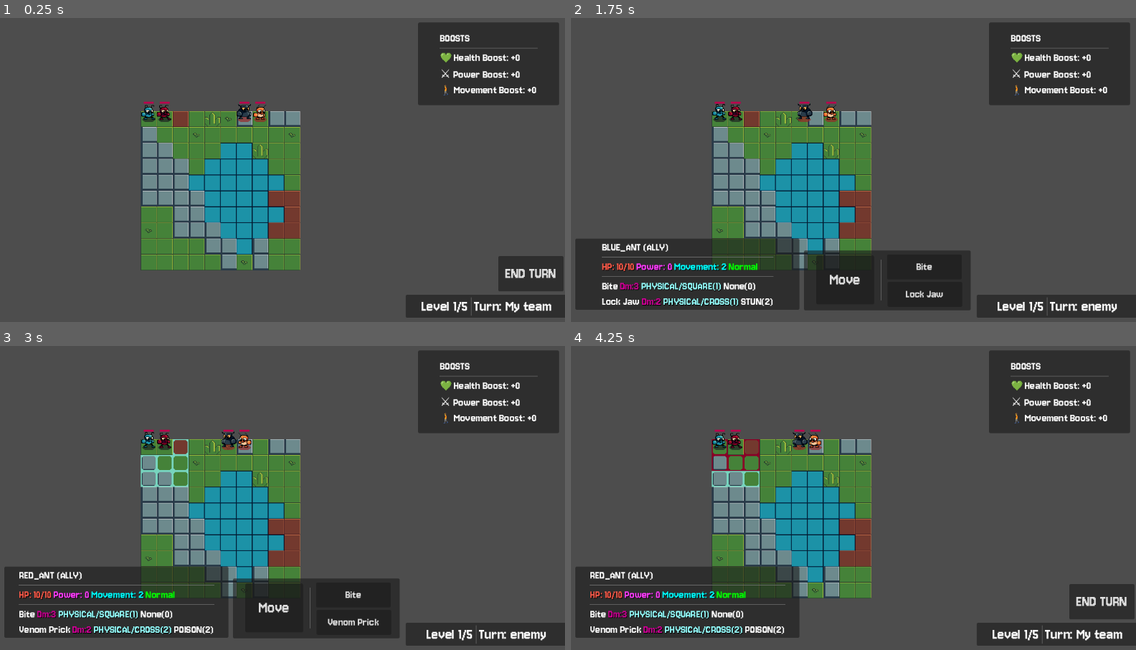
Above: before the commit, frames 1-4 (two rows, left to right).
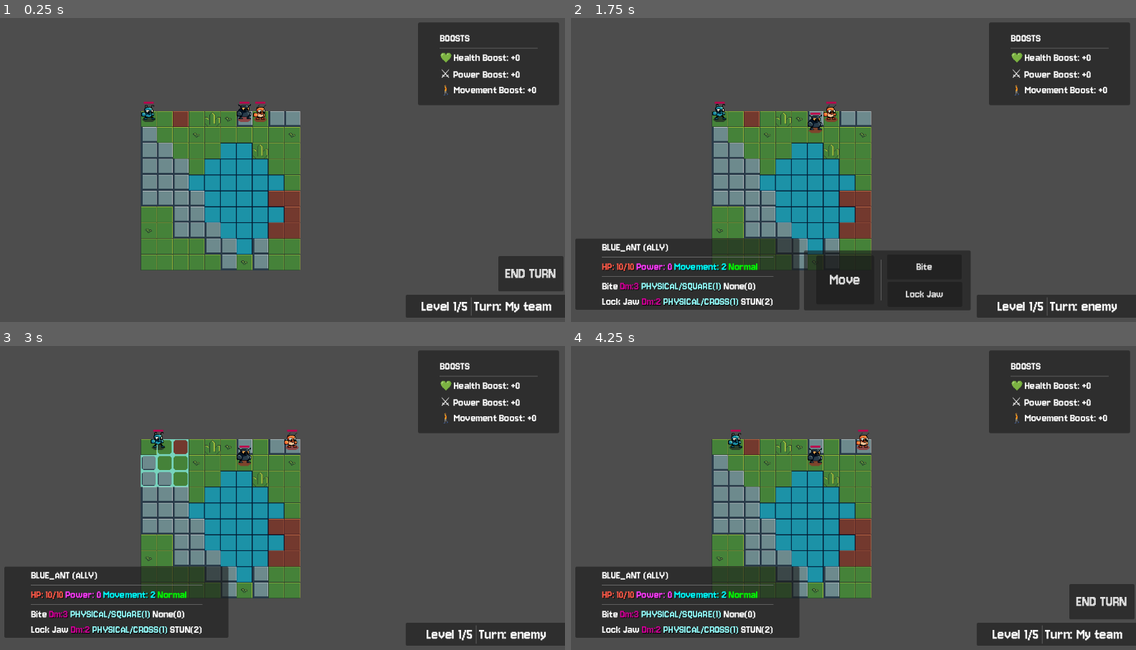
Above: after the commit, the same moments.

Repository: manue1666/godot_proyect
Game: Godot game, scene res://scenes/main.tscn
The game is run twice, just before and just after one commit, with the same random seed, the same clock (stepped at 60 frames per second) and the same inputs.
Inputs (mouse positions are in pixels of both pictures, inside the frame that each line leads up to):
- Up to frame 1 (0.25 s): no input
- Up to frame 2 (1.75 s): click "END TURN" at 0.5 s; tap Enter at 1.25 s; drag from (717, 118) to (904, 103) at 1.27 s
- Up to frame 3 (3 s): click "Move" at 2 s; drag from (163, 446) to (248, 564) at 2.77 s
- Up to frame 4 (4.25 s): click (926, 595) at 3.5 s, where only the run before the commit has a clickable "Bite"

The runs differ from the first frame. In frame 1, 0.1% of the frame differs, in the area x 27-31%, y 27-35%; in frame 2, 0.4%; in frame 3, 8.2%, in the area x 3-71%, y 27-96%; in frame 4, 2.8%.

Commit message:
feat: seleccion de unidad

Diff:
--- a/project.godot
+++ b/project.godot
@@ -14,6 +14,10 @@
 run/main_scene="uid://dmgc6vyxruqjm"
 config/features=PackedStringArray("4.5", "Forward Plus")
 config/icon="res://icon.svg"
+
+[autoload]
+
+GState="*res://scripts/core/game_state.gd"
 
 [display]
 
--- a/scenes/game/my_team.tscn
+++ b/scenes/game/my_team.tscn
@@ -1,15 +1,8 @@
-[gd_scene load_steps=4 format=3 uid="uid://y3p50g01i1y5"]
+[gd_scene load_steps=2 format=3 uid="uid://y3p50g01i1y5"]
 
 [ext_resource type="Script" uid="uid://b4tgwsrjgevcs" path="res://scripts/game/team.gd" id="1_vbq6d"]
-[ext_resource type="PackedScene" uid="uid://cean33tt6t34s" path="res://scenes/bugs/blue_ant.tscn" id="2_tdfrv"]
-[ext_resource type="PackedScene" uid="uid://8g65wmljio0e" path="res://scenes/bugs/red_ant.tscn" id="3_tdfrv"]
 
 [node name="my_team" type="Node"]
 script = ExtResource("1_vbq6d")
 team_name = "My team"
 metadata/_custom_type_script = "uid://b4tgwsrjgevcs"
-
-[node name="blue_ant" parent="." groups=["units"] instance=ExtResource("2_tdfrv")]
-board_position = Vector2i(3, 3)
-
-[node name="red_ant" parent="." groups=["units"] instance=ExtResource("3_tdfrv")]
--- a/scenes/interfaz/UI/main_menu.tscn
+++ b/scenes/interfaz/UI/main_menu.tscn
@@ -5,14 +5,21 @@
 
 [node name="MainMenu" type="Control"]
 layout_mode = 3
-anchors_preset = 8
-anchor_left = 0.5
-anchor_top = 0.5
-anchor_right = 0.5
-anchor_bottom = 0.5
+anchors_preset = 15
+anchor_right = 1.0
+anchor_bottom = 1.0
 grow_horizontal = 2
 grow_vertical = 2
 script = ExtResource("1_utxct")
+
+[node name="ColorRect" type="ColorRect" parent="."]
+layout_mode = 1
+anchors_preset = 15
+anchor_right = 1.0
+anchor_bottom = 1.0
+grow_horizontal = 2
+grow_vertical = 2
+color = Color(0, 0, 0, 1)
 
 [node name="CenterContainer" type="CenterContainer" parent="."]
 layout_mode = 1
--- a/scenes/interfaz/UI/shop_item_card.tscn
+++ b/scenes/interfaz/UI/shop_item_card.tscn
@@ -1,11 +1,15 @@
-[gd_scene load_steps=3 format=3 uid="uid://ji44mple28kk"]
+[gd_scene load_steps=4 format=3 uid="uid://ji44mple28kk"]
 
 [ext_resource type="Script" uid="uid://dl2s0b3e5n3ii" path="res://scripts/UI/shop_item_card.gd" id="1_5bvfq"]
 [ext_resource type="FontFile" uid="uid://bagxrydj664hr" path="res://sprites/fonts/Jersey_10/Jersey10-Regular.ttf" id="2_6o85w"]
 
+[sub_resource type="StyleBoxFlat" id="StyleBoxFlat_5bvfq"]
+bg_color = Color(0.10000142, 0.28081155, 0.28187263, 1)
+
 [node name="ShopItemCard" type="PanelContainer"]
 offset_right = 260.0
 offset_bottom = 206.0
+theme_override_styles/panel = SubResource("StyleBoxFlat_5bvfq")
 script = ExtResource("1_5bvfq")
 
 [node name="VBoxContainer" type="VBoxContainer" parent="."]
--- a/scenes/interfaz/UI/shop_screen.tscn
+++ b/scenes/interfaz/UI/shop_screen.tscn
@@ -1,23 +1,23 @@
-[gd_scene load_steps=3 format=3 uid="uid://b187f1dmr56i6"]
+[gd_scene load_steps=4 format=3 uid="uid://b187f1dmr56i6"]
 
 [ext_resource type="Script" uid="uid://dvb6a02ktsa1u" path="res://scripts/UI/shop_screen.gd" id="1_jliv7"]
 [ext_resource type="FontFile" uid="uid://bagxrydj664hr" path="res://sprites/fonts/Jersey_10/Jersey10-Regular.ttf" id="2_jymxn"]
 
+[sub_resource type="StyleBoxFlat" id="StyleBoxFlat_jliv7"]
+bg_color = Color(8.7236984e-08, 0.075966604, 0.10788312, 1)
+
 [node name="ShopScreen" type="CanvasLayer"]
-visible = false
 script = ExtResource("1_jliv7")
 metadata/_custom_type_script = "uid://dvb6a02ktsa1u"
 
 [node name="Panel" type="PanelContainer" parent="."]
+z_index = 20
 anchors_preset = 15
 anchor_right = 1.0
 anchor_bottom = 1.0
-offset_left = 210.0
-offset_top = -1.0
-offset_right = -148.0
-offset_bottom = 3.0
 grow_horizontal = 2
 grow_vertical = 2
+theme_override_styles/panel = SubResource("StyleBoxFlat_jliv7")
 
 [node name="VBoxContainer" type="VBoxContainer" parent="Panel"]
 layout_mode = 2
@@ -50,6 +50,7 @@
 
 [node name="ContinueButton" type="Button" parent="Panel/VBoxContainer"]
 layout_mode = 2
+theme_override_colors/font_color = Color(0.5874399, 0.83613807, 0.84953207, 1)
 theme_override_fonts/font = ExtResource("2_jymxn")
 theme_override_font_sizes/font_size = 32
 text = "Continue"
--- /dev/null
+++ b/scenes/interfaz/UI/unit_select_screen.tscn
@@ -0,0 +1,89 @@
+[gd_scene load_steps=4 format=3 uid="uid://rxpfhm1p5b8j"]
+
+[ext_resource type="Script" uid="uid://ddv0asrf24dne" path="res://scripts/UI/unit_select_screen.gd" id="1_ek3ap"]
+[ext_resource type="FontFile" uid="uid://bagxrydj664hr" path="res://sprites/fonts/Jersey_10/Jersey10-Regular.ttf" id="1_kcd0f"]
+
+[sub_resource type="StyleBoxFlat" id="StyleBoxFlat_ek3ap"]
+bg_color = Color(5.7155265e-08, 0.09415845, 0.12667409, 1)
+
+[node name="UnitSelectScreen" type="Control"]
+layout_mode = 3
+anchors_preset = 15
+anchor_right = 1.0
+anchor_bottom = 1.0
+grow_horizontal = 2
+grow_vertical = 2
+script = ExtResource("1_ek3ap")
+
+[node name="PanelContainer" type="PanelContainer" parent="."]
+layout_mode = 1
+anchors_preset = 15
+anchor_right = 1.0
+anchor_bottom = 1.0
+grow_horizontal = 2
+grow_vertical = 2
+theme_override_styles/panel = SubResource("StyleBoxFlat_ek3ap")
+
+[node name="Label" type="Label" parent="PanelContainer"]
+layout_mode = 2
+size_flags_horizontal = 4
+size_flags_vertical = 0
+theme_override_fonts/font = ExtResource("1_kcd0f")
+theme_override_font_sizes/font_size = 32
+text = "SELECT YOUR UNIT"
+
+[node name="HSeparator" type="HSeparator" parent="PanelContainer/Label"]
+z_index = 3
+layout_mode = 0
+offset_left = -145.0
+offset_top = 28.000002
+offset_right = -48.19995
+offset_bottom = 32.0
+scale = Vector2(5, 5)
+size_flags_vertical = 0
+
+[node name="HBoxContainer" type="HBoxContainer" parent="PanelContainer"]
+layout_mode = 2
+size_flags_horizontal = 4
+size_flags_vertical = 4
+alignment = 1
+
+[node name="BlueAnt" type="Button" parent="PanelContainer/HBoxContainer"]
+layout_mode = 2
+theme_override_colors/font_color = Color(0.38640693, 0.72705805, 1, 1)
+theme_override_fonts/font = ExtResource("1_kcd0f")
+theme_override_font_sizes/font_size = 24
+text = "BLUE ANT
+"
+
+[node name="RedAnt" type="Button" parent="PanelContainer/HBoxContainer"]
+layout_mode = 2
+theme_override_colors/font_color = Color(0.99982303, 0.30032414, 0.23706019, 1)
+theme_override_fonts/font = ExtResource("1_kcd0f")
+theme_override_font_sizes/font_size = 24
+text = "RED ANT
+"
+
+[node name="WarriorAnt" type="Button" parent="PanelContainer/HBoxContainer"]
+layout_mode = 2
+theme_override_colors/font_color = Color(0.06337472, 0.4566182, 0.75574756, 1)
+theme_override_fonts/font = ExtResource("1_kcd0f")
+theme_override_font_sizes/font_size = 24
+text = "WARRIOR ANT
+"
+
+[node name="Termite" type="Button" parent="PanelContainer/HBoxContainer"]
+layout_mode = 2
+theme_override_colors/font_color = Color(0.92060834, 0.8944146, 0.50735366, 1)
+theme_override_fonts/font = ExtResource("1_kcd0f")
+theme_override_font_sizes/font_size = 24
+text = "TERMITE
+"
+
+[node name="Fly" type="Button" parent="PanelContainer/HBoxContainer"]
+layout_mode = 2
+theme_override_colors/font_color = Color(0.23203585, 0.6718137, 0.5936141, 1)
+theme_override_fonts/font = ExtResource("1_kcd0f")
+theme_override_font_sizes/font_size = 24
+text = "FLY
+"
--- a/scenes/main.tscn
+++ b/scenes/main.tscn
@@ -65,6 +65,7 @@
 [node name="Main" type="Node2D"]
 
 [node name="GameCamera" type="Camera2D" parent="."]
+z_index = 10
 position = Vector2(559, 310)
 offset = Vector2(-300, -200)
 position_smoothing_enabled = true
@@ -108,6 +109,7 @@
 teams = [NodePath("../UnitsContainer/my_team"), NodePath("../UnitsContainer/enemy_team")]
 
 [node name="UI" type="CanvasLayer" parent="."]
+layer = 5
 
 [node name="BattleHUD" parent="UI" instance=ExtResource("1_o5qli")]
 offset_left = 15.0
@@ -125,6 +127,7 @@
 script = ExtResource("11_eb6dy")
 
 [node name="ShopScreen" parent="." instance=ExtResource("12_eb6dy")]
+visible = false
 
 [node name="ShopItemCard" parent="." instance=ExtResource("13_trceg")]
 visible = false
--- a/scripts/UI/main_menu.gd
+++ b/scripts/UI/main_menu.gd
@@ -13,7 +13,7 @@
 func _on_new_run_pressed():
 	print("🎮 Iniciando nueva run...")
 	# change_scene_to_file para cambiar completamente
-	get_tree().change_scene_to_file("res://scenes/main.tscn")
+	get_tree().change_scene_to_file("res://scenes/interfaz/UI/unit_select_screen.tscn")
 
 func _on_settings_pressed():
 	print("⚙️ Settings (no implementado aún)")
--- /dev/null
+++ b/scripts/UI/unit_select_screen.gd
@@ -0,0 +1,40 @@
+extends Control
+class_name UnitSelectScreen
+
+@onready var blue_ant_button: Button = $PanelContainer/HBoxContainer/BlueAnt
+@onready var red_ant_button: Button = $PanelContainer/HBoxContainer/RedAnt
+@onready var warrior_ant_button: Button = $PanelContainer/HBoxContainer/WarriorAnt
+@onready var termite_button: Button = $PanelContainer/HBoxContainer/Termite
+@onready var fly_button: Button = $PanelContainer/HBoxContainer/Fly
+
+# Mapear botones a unit_ids del catálogo
+var unit_buttons: Dictionary = {}
+
+func _ready():
+	print("🐜 === UNIT SELECT SCREEN ===\n")
+
+	# Mapear botones a IDs del catálogo
+	unit_buttons = {
+		"blue_ant": blue_ant_button,
+		"red_ant": red_ant_button,
+		"warrior_ant": warrior_ant_button,
+		"termite": termite_button,
+		"fly": fly_button
+	}
+
+	# Conectar señales
+	for unit_id in unit_buttons.keys():
+		unit_buttons[unit_id].pressed.connect(_on_unit_selected.bindv([unit_id]))
+		print("  ✅ Botón %s conectado" % unit_id)
+
+func _on_unit_selected(unit_id: String):
+	print("\n👾 Unidad seleccionada: %s" % unit_id)
+
+	# Usar directamente el autoload GState
+	GState.selected_unit_id = unit_id
+
+	print("  📦 GState.selected_unit_id = %s" % unit_id)
+	print("  🚀 Cargando Main...\n")
+
+	# Cargar escena principal
+	get_tree().change_scene_to_file("res://scenes/main.tscn")
--- a/scripts/core/game_state.gd
+++ b/scripts/core/game_state.gd
@@ -1 +1,7 @@
 extends Node
+class_name GameState
+
+var selected_unit_id: String = "blue_ant"
+
+func _ready():
+	add_to_group("game_state")
--- a/scripts/game/team.gd
+++ b/scripts/game/team.gd
@@ -9,10 +9,37 @@
 var units: Array[BaseUnit] = []
 
 func _ready():
-	# Encuentra todas las unidades hijas y las agrega al equipo
+	# Si es el equipo del jugador (team_id = 0), esperar selección
+	if team_id == 0:
+		await get_tree().process_frame
+		_setup_player_team()
+	else:
+		# Equipo enemigo: usar unidades hardcodeadas
+		for child in get_children():
+			if child is BaseUnit:
+				add_unit(child)
+
+func _setup_player_team():
+	print("🎮 Configurando equipo del jugador...")
+
+	var selected_unit_id = GState.selected_unit_id
+	print("  📦 Unidad seleccionada: %s" % selected_unit_id)
+
+	# Limpiar unidades actuales
 	for child in get_children():
 		if child is BaseUnit:
-			add_unit(child)
+			child.queue_free()
+
+	# Crear la unidad seleccionada
+	var scene = UnitCatalog.get_scene(selected_unit_id)
+	if scene:
+		var new_unit = scene.instantiate() as BaseUnit
+		add_child(new_unit)
+		new_unit.board_position = Vector2i(3, 3)
+		add_unit(new_unit)
+		print("  ✅ %s añadida al equipo" % selected_unit_id)
+	else:
+		push_error("❌ No se pudo cargar escena para %s" % selected_unit_id)
 
 func add_unit(unit: BaseUnit):
 	if unit not in units:
Not shown, added: scripts/UI/unit_select_screen.gd.uid
